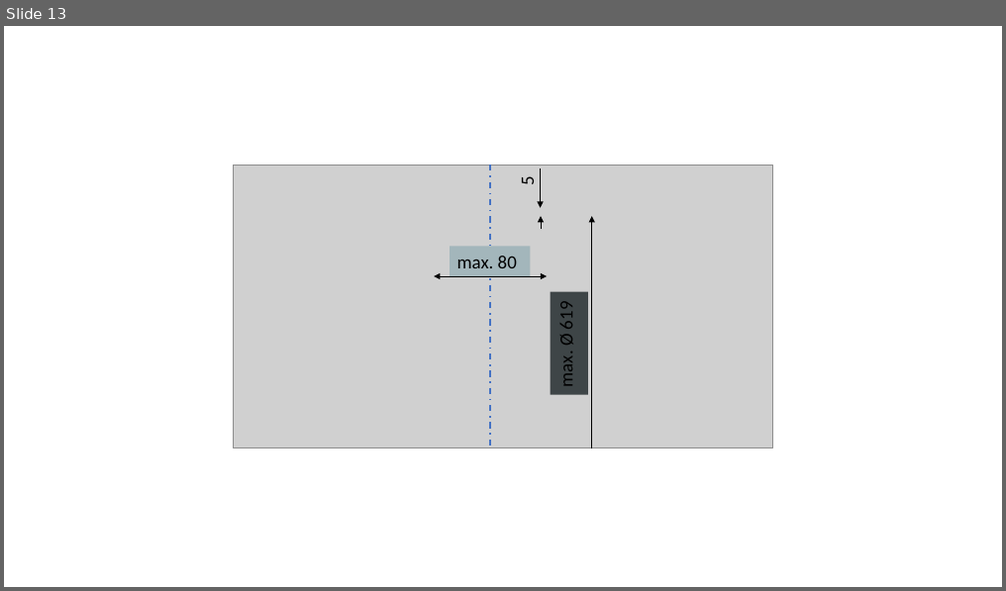
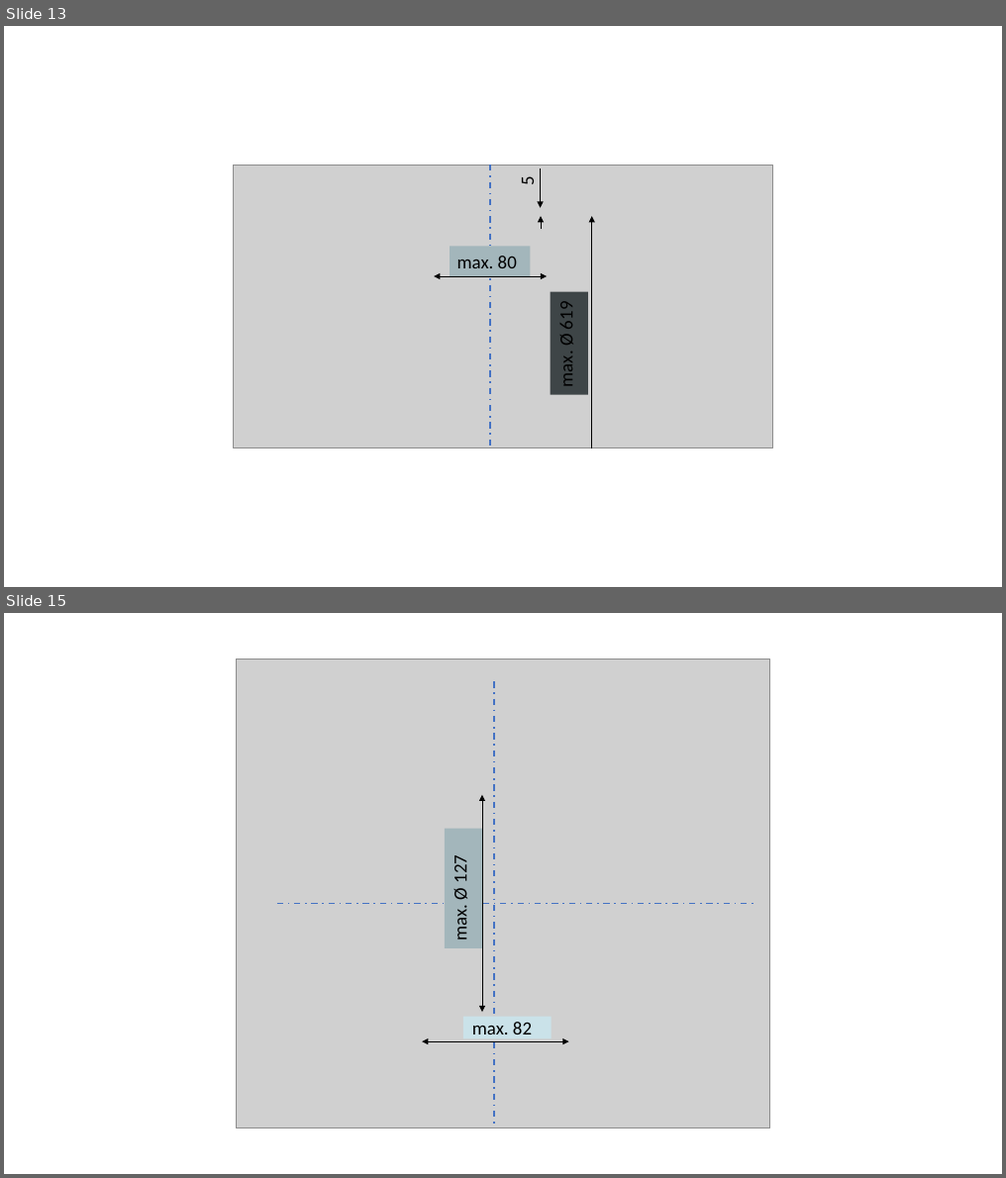
Before and after one commit to MattdewT/KE4, a slide deck: Grafiken.pptx. Shown one above the other, each under a label of ours: slide 13 before the commit, slides 13 and 15 after it; the slides between them are not shown. The pictures are 1006x591 and 1006x1178 pixels, drawn with LibreOffice and Linux fonts; fonts in the diff are those of the drawing; grey boxes stand for pictures. Boxes give left, top, right and bottom in pixels: in the first picture for what was removed or moved away, otherwise in the second. Text is boxed around its words. In the diff, an @@ line names an element or a change of style, - is before the commit and + after.

```diff
--- a/Grafiken.pptx
+++ b/Grafiken.pptx
@@ slide 15 added at [4,613,1002,1174], background #FFFFFF @@
@@ picture added at [236,659,770,1129] @@
@@ line added from (494, 682) to (494, 1128), #4472C4 1.5 pt dashed @@
@@ double arrow added from (482, 795) to (482, 1012), #000000 0.5 pt @@
@@ rectangle added at [445,829,481,950], fill #A3B6BB, 18 pt, text #000000 @@
+max. Ø 127
@@ line added from (277, 903) to (754, 903), #4472C4 1.5 pt dashed @@
@@ rectangle added at [463,1017,551,1039], fill #CAE2E9, 18 pt, text #000000 @@
+max. 82
@@ double arrow added from (422, 1042) to (569, 1042), #000000 0.5 pt @@
```
Also in this commit, not shown: 4 other slides added, 2 other files.
